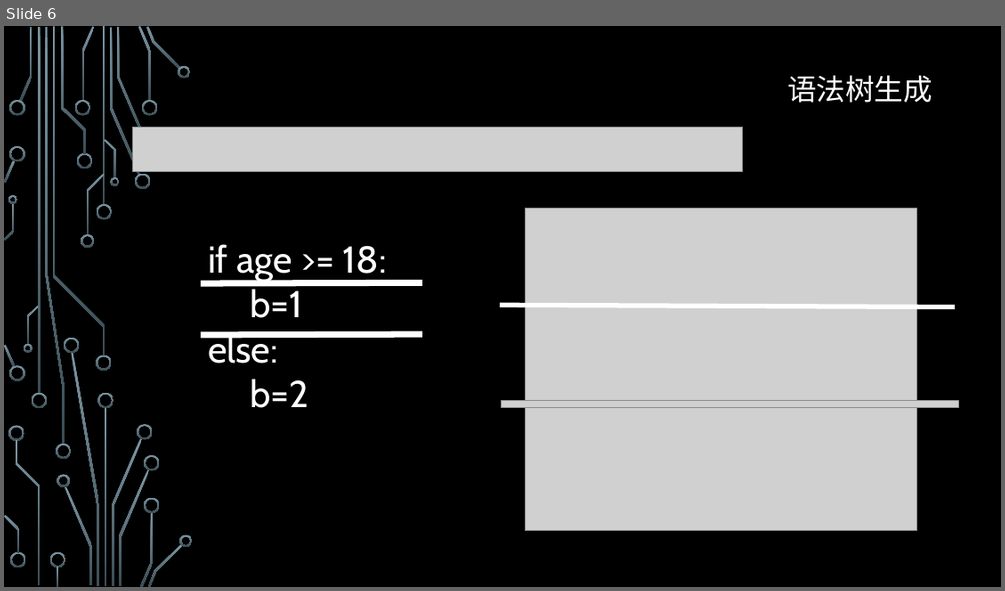
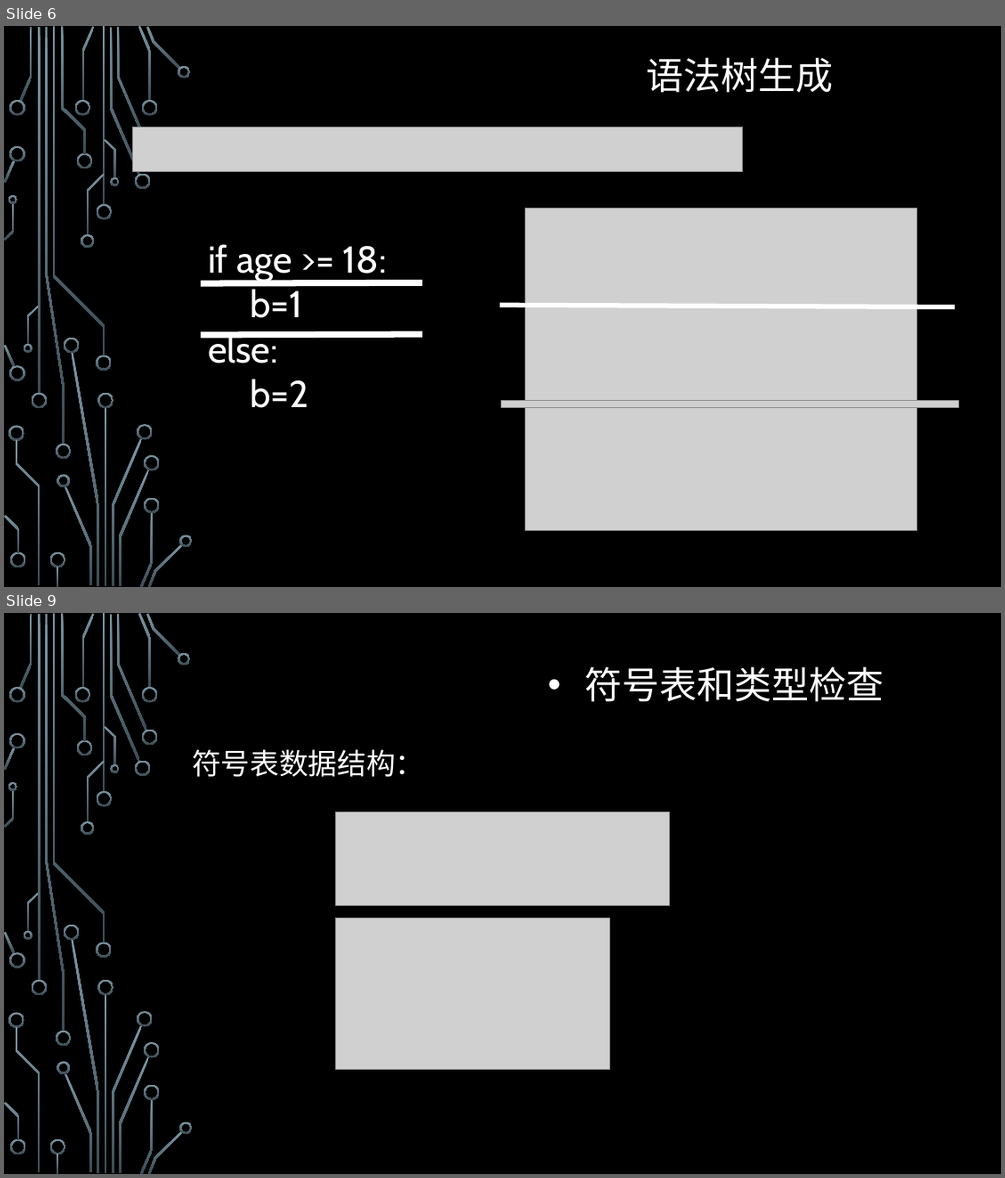
Before and after one commit to ZJUPPL2016/pyjs, a slide deck: 方法学展示.pptx. Shown one above the other, each under a label of ours: slide 6 before the commit, slides 6 and 9 after it; the slides between them are not shown. The pictures are 1005x591 and 1005x1178 pixels, drawn with LibreOffice and Linux fonts; fonts in the diff are those of the drawing; grey boxes stand for pictures; background and template pictures are left out. Boxes give left, top, right and bottom in pixels: in the first picture for what was removed or moved away, otherwise in the second. Text is boxed around its words. In the diff, an @@ line names an element or a change of style, - is before the commit and + after.

```diff
--- a/方法学展示.pptx
+++ b/方法学展示.pptx
@@ slide 9 added at box(4, 613, 1001, 1174), background picture (left out); not listed: 53 template elements that a slide beside it also shows @@
@@ text added at box(585, 666, 884, 702), 36 pt, text #FFFFFF @@
+• 符号表和类型检查
@@ freeform shape added at box(142, 729, 157, 745), fill gradient #7C96A3 to #3B4C54 @@
@@ text added at box(192, 749, 424, 777), 28 pt, text #FFFFFF @@
+符号表数据结构：
@@ picture added at box(335, 811, 670, 906) @@
@@ picture added at box(335, 918, 610, 1070) @@
@@ slide 6 changed as well @@
@@ text "语法树生成": place and size @@
-text "语法树生成" at box(787, 75, 932, 103)
+text "语法树生成" at box(646, 57, 833, 93)
@@ text "语法树生成" at box(646, 57, 833, 93): size 28 to 36 pt, font Cabin to Arial @@
```
Also in this commit, not shown: 6 other slides changed, 2 other slides added, 5 slides removed.
